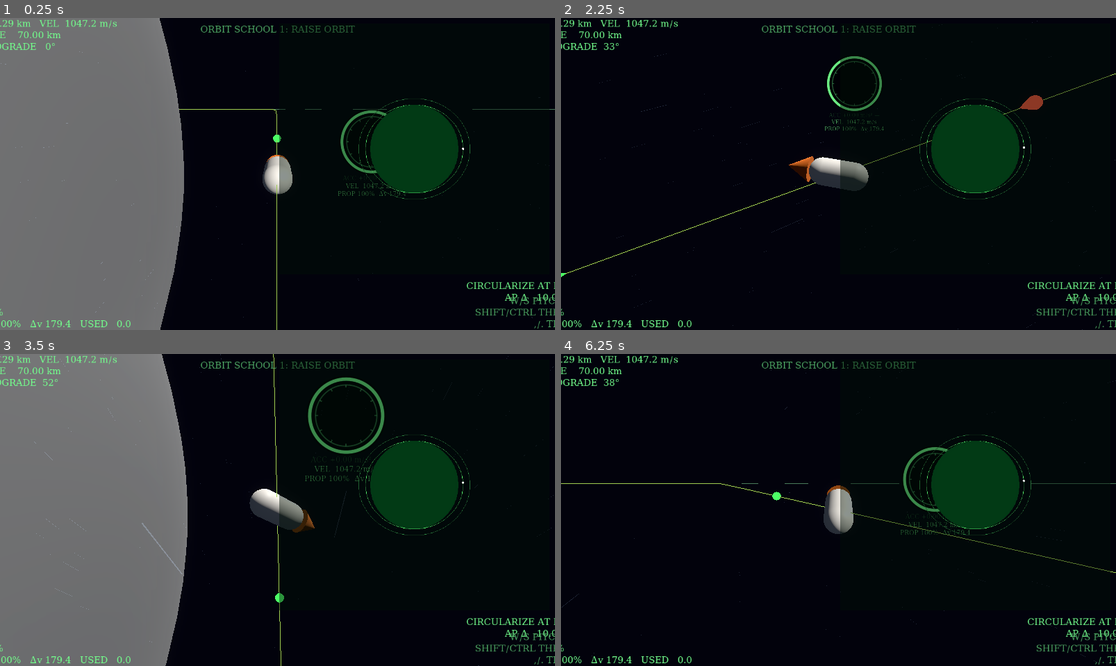
Above: before the commit, frames 1-4 (two rows, left to right).
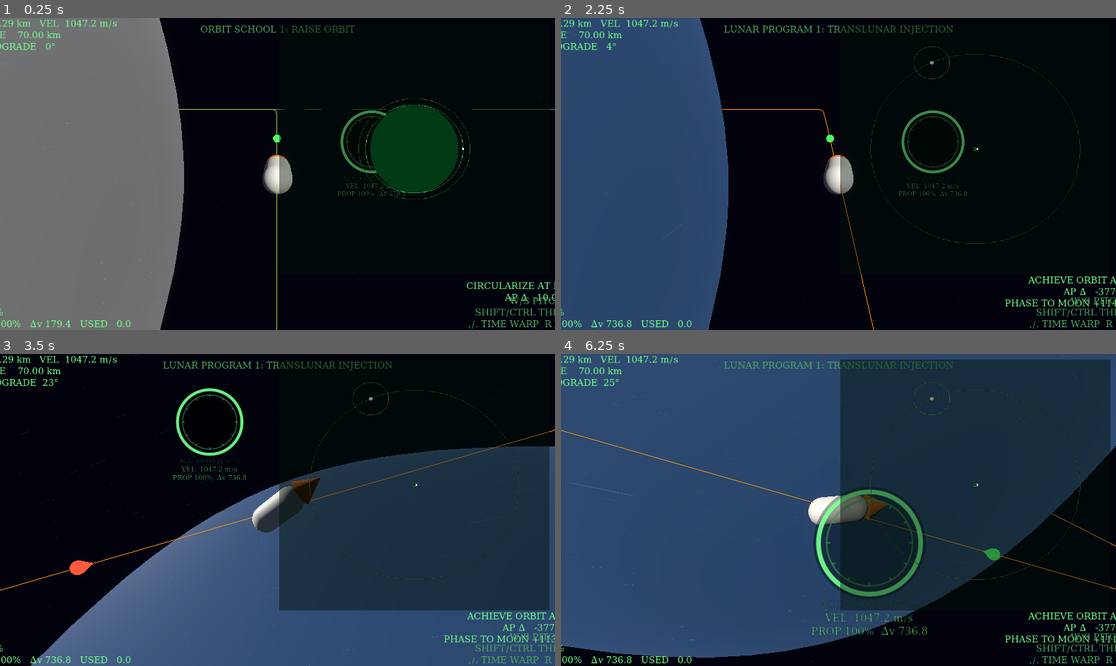
Above: after the commit, the same moments.

Repository: metaphox/orbit-game
Game: Godot game, scene res://src/main.tscn
The game is run twice, just before and just after one commit, with the same random seed, the same clock (stepped at 60 frames per second) and the same inputs.
Inputs (mouse positions are in pixels of both pictures, inside the frame that each line leads up to):
- Up to frame 1 (0.25 s): no input
- Up to frame 2 (2.25 s): tap Enter at 0.5 s; move the mouse to (960, 158) at 0.52 s; hold D 0.53-1.25 s; tap L at 0.6 s; click (960, 158) at 0.67 s; tap 1 at 0.8 s; drag from (727, 189) to (810, 236) at 1.27 s; move the mouse to (894, 105) at 2.02 s; hold D from 2.03 s (still down); tap 2 at 2.1 s
- Up to frame 3 (3.5 s): tap 3 at 2.3 s; release D at 2.75 s; drag from (249, 572) to (111, 463) at 2.77 s
- Up to frame 4 (6.25 s): move the mouse to (1005, 556) at 3.52 s; hold A 3.53-4.25 s; tap 4 at 3.6 s; tap 5 at 3.8 s; drag from (672, 463) to (755, 432) at 4.27 s; move the mouse to (866, 510) at 5.02 s; hold S 5.03-5.75 s; tap 6 at 5.1 s; click (866, 510) at 5.17 s; tap 7 at 5.3 s; drag from (755, 432) to (727, 525) at 5.77 s

The runs differ from the first frame. In frame 1, 0.1% of the frame differs, in the area x 84-100%, y 96-100%; in frame 2, 36%; in frame 3, 76%; in frame 4, 82%, in the area x 0-100%, y 0-100%.

Commit message:
feat(ui): temp mission-select menu (L) and number-key level jump
Placeholder until the M6 campaign shell.

Co-Authored-By: Claude Fable 5 <noreply@anthropic.com>
Claude-Session: https://claude.ai/code/session_01Si14hy6xLe5ZAnmGr97DC6

Diff:
--- a/src/game_root.gd
+++ b/src/game_root.gd
@@ -117,6 +117,17 @@
 			if phase == Phase.WON and level_index < _levels.size() - 1:
 				level_index += 1
 				get_tree().reload_current_scene()
+		KEY_L:
+			# temp mission-select until the M6 campaign shell exists
+			var titles: Array = []
+			for level_class in _levels:
+				titles.append(level_class.make().title)
+			hud.toggle_level_menu(titles)
+		KEY_1, KEY_2, KEY_3, KEY_4, KEY_5, KEY_6, KEY_7, KEY_8, KEY_9:
+			var target := key.physical_keycode - KEY_1
+			if target < _levels.size() and target != level_index:
+				level_index = target
+				get_tree().reload_current_scene()
 
 
 func _apply_flight_input(delta: float) -> void:
--- a/src/ui/hud.gd
+++ b/src/ui/hud.gd
@@ -16,6 +16,7 @@
 var _font: SystemFont
 var _flash_label: Label
 var _flash_left := 0.0
+var _menu_label: Label
 
 
 func build(level: LevelDef) -> void:
@@ -34,7 +35,7 @@
 	help_label.text = "\n".join([
 		"W/S PITCH  A/D YAW  Q/E ROLL",
 		"SHIFT/CTRL THROTTLE  Z MAX  X CUT",
-		",/. TIME WARP  R RESTART",
+		",/. TIME WARP  R RESTART  L MISSIONS",
 		"TAB ORBIT VIEW  DRAG ROTATE  WHEEL ZOOM"])
 	center_label = _label(Control.PRESET_CENTER, GREEN, 34)
 	center_label.horizontal_alignment = HORIZONTAL_ALIGNMENT_CENTER
@@ -89,6 +90,23 @@
 		lines.append("[N] NEXT MISSION")
 	center_label.text = "\n".join(lines)
 	center_label.visible = true
+
+
+## Temp mission-select overlay (replaced by the M6 campaign shell).
+func toggle_level_menu(titles: Array) -> void:
+	if _menu_label == null:
+		_menu_label = _label(Control.PRESET_CENTER, GREEN, 24)
+		_menu_label.horizontal_alignment = HORIZONTAL_ALIGNMENT_CENTER
+	if _menu_label.visible:
+		_menu_label.visible = false
+		return
+	var lines := ["■ SELECT MISSION ■", ""]
+	for i in titles.size():
+		lines.append("[%d] %s" % [i + 1, titles[i]])
+	lines.append("")
+	lines.append("[L] CLOSE")
+	_menu_label.text = "\n".join(lines)
+	_menu_label.visible = true
 
 
 func flash(text: String) -> void:
